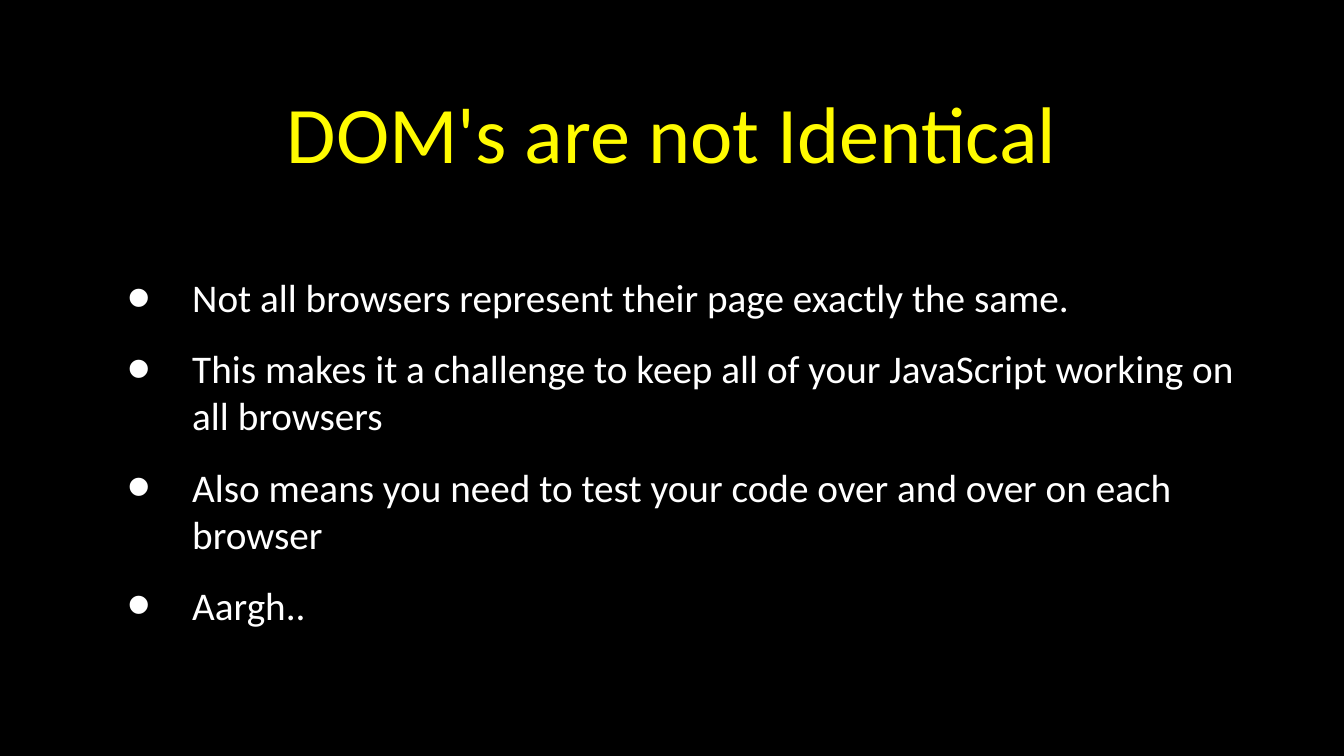
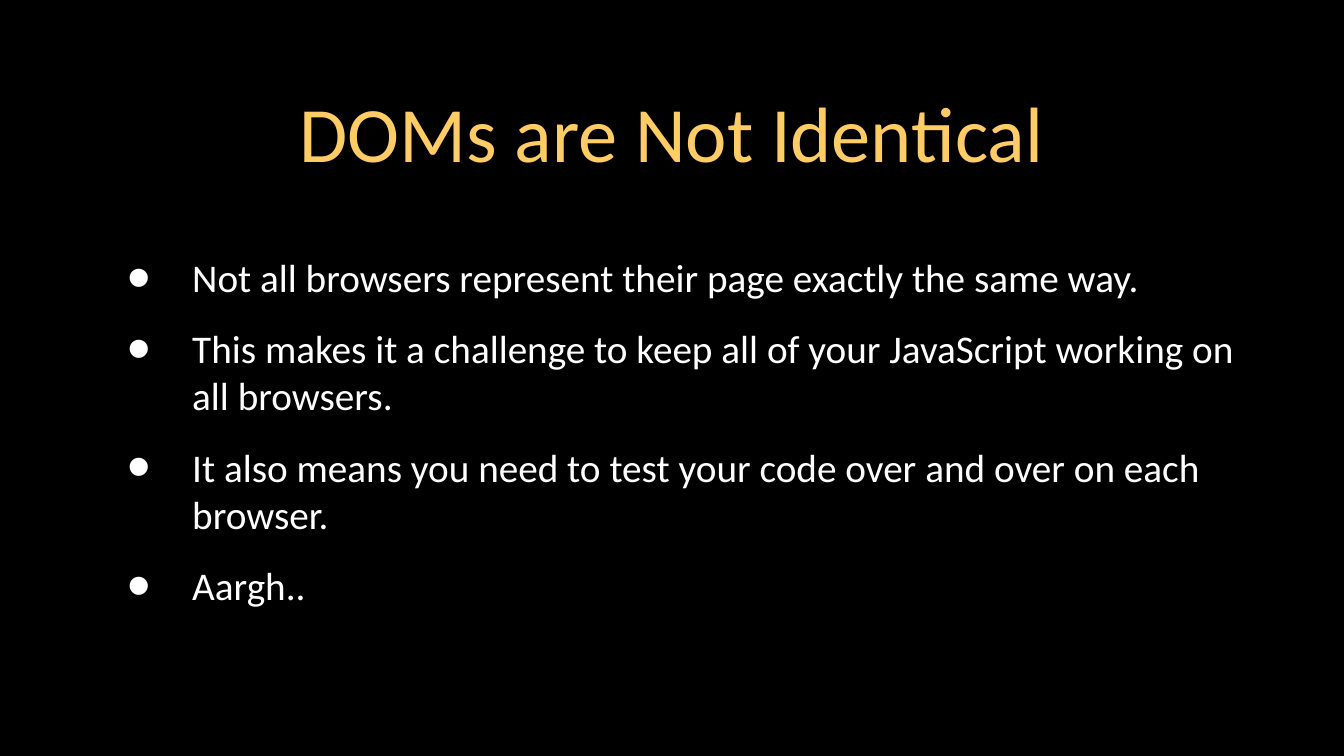
Before and after one commit to csev/wa4e, a slide deck: slide 47 of lectures/JS-01-JavaScript.ppt. Drawn at 1344x756 pixels with LibreOffice and Linux fonts; fonts in the diff are those of the drawing. Boxes give left, top, right and bottom in pixels: in the first picture for what was removed or moved away, otherwise in the second. Text is boxed around its words. In the diff, an @@ line names an element or a change of style, - is before the commit and + after.

```diff
--- a/lectures/JS-01-JavaScript.ppt
+++ b/lectures/JS-01-JavaScript.ppt
@@ title at (299, 107, 1043, 163): text changed; size 43 to 42 pt; text colour #FFFB00 to #FFCC66 @@
-DOM's are not Identical
+DOMs are Not Identical
@@ text at (192, 264, 1233, 530): text changed @@
-• Not all browsers represent their page exactly the same.
-• This makes it a challenge to keep all of your JavaScript working on all browsers
-• Also means you need to test your code over and over on each browser
+• Not all browsers represent their page exactly the same way.
+• This makes it a challenge to keep all of your JavaScript working on all browsers.
+• It also means you need to test your code over and over on each browser.
```
Also in this commit, not shown: 52 other slides changed, 1 slide added, 4 other files.
